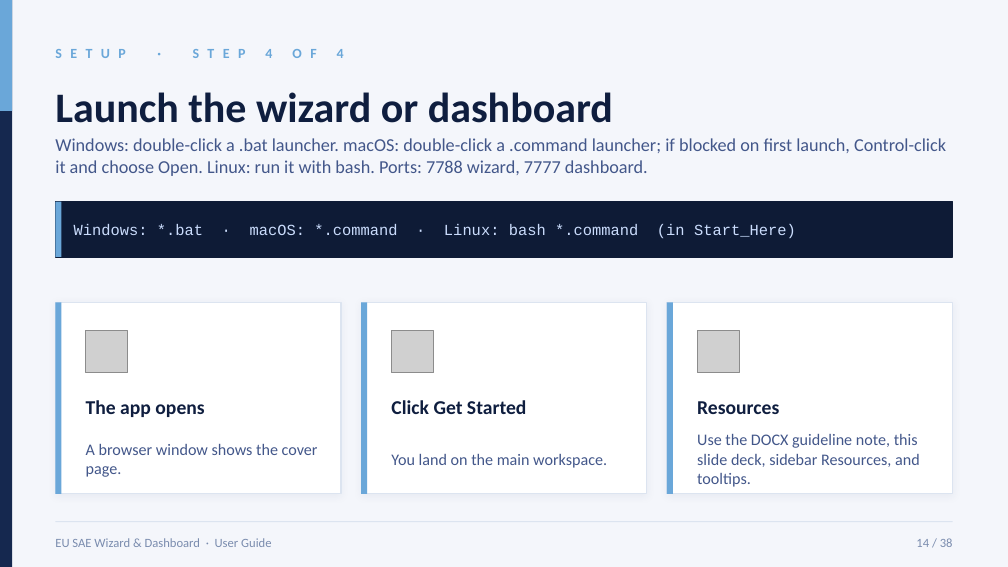
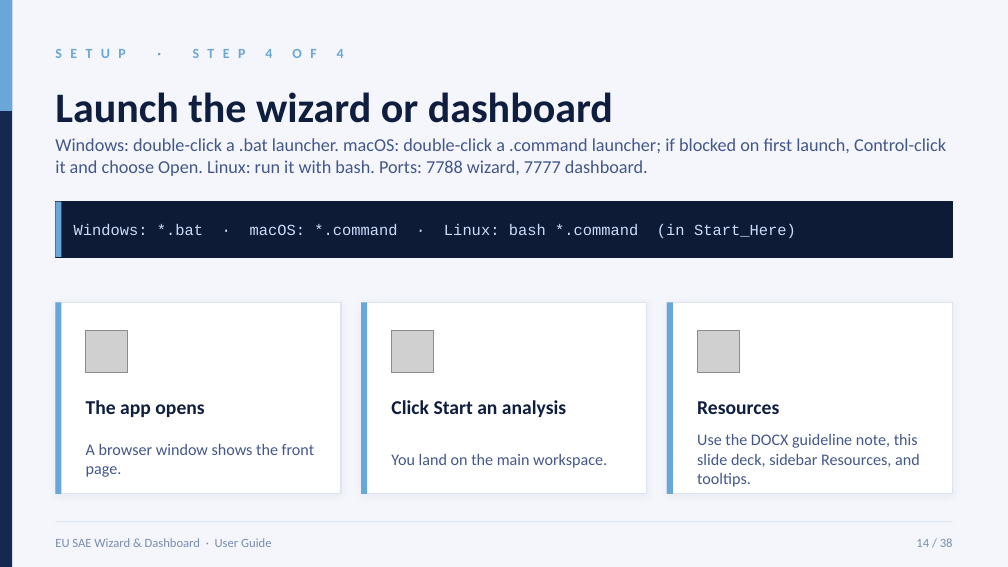
Before and after one commit to Noboyoshida227/eu-sae-application, a slide deck: slide 14 of docs/instructions/EU_SAE_User_Guide_5_2_0_rc_6_wizard_5_11.pptx. Drawn at 1008x567 pixels with LibreOffice and Linux fonts; fonts in the diff are those of the drawing; grey boxes stand for pictures. Boxes give left, top, right and bottom in pixels: in the first picture for what was removed or moved away, otherwise in the second. Text is boxed around its words. In the diff, an @@ line names an element or a change of style, - is before the commit and + after.

```diff
--- a/docs/instructions/EU_SAE_User_Guide_5_2_0_rc_6_wizard_5_11.pptx
+++ b/docs/instructions/EU_SAE_User_Guide_5_2_0_rc_6_wizard_5_11.pptx
@@ text at (x1=391, y1=400, x2=566, y2=417): text changed @@
-Click Get Started
+Click Start an analysis
@@ text at (x1=86, y1=444, x2=314, y2=477): text changed @@
-A browser window shows the cover page.
+A browser window shows the front page.
```
Also in this commit, not shown: 6 other slides changed, 11 other files.
